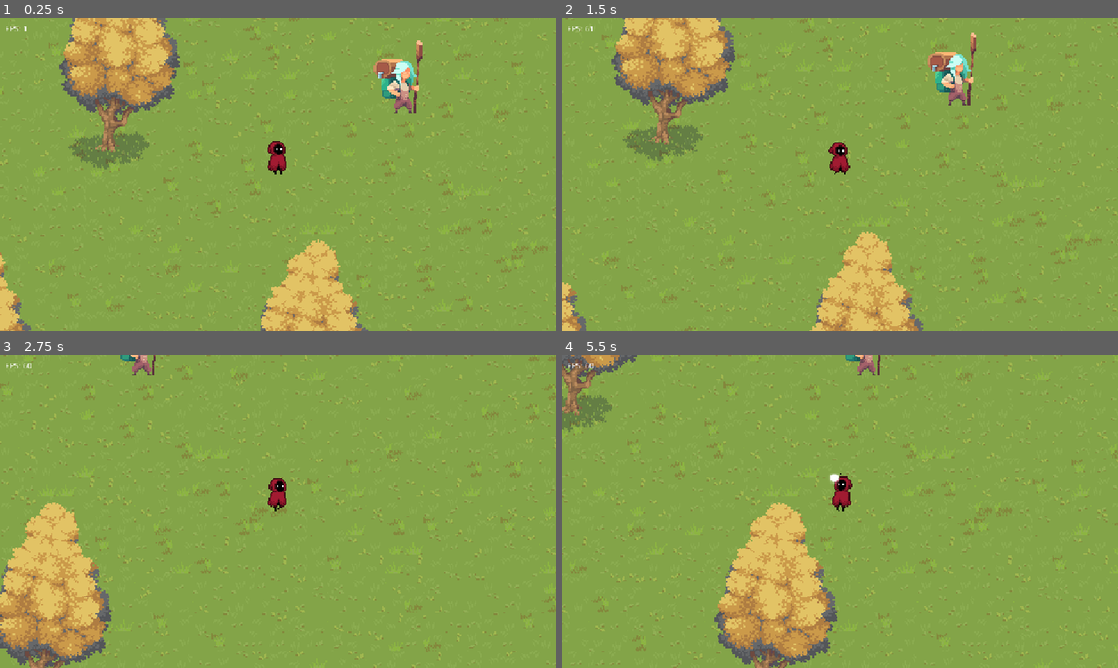
Above: before the commit, frames 1-4 (two rows, left to right).
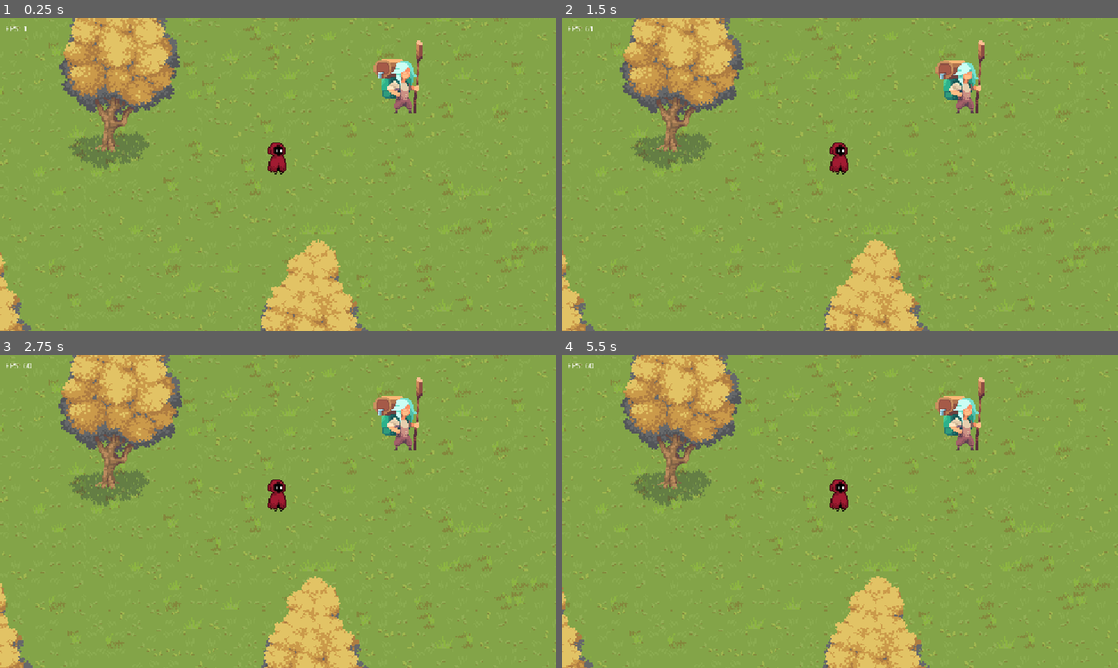
Above: after the commit, the same moments.

Repository: nxtdv/projectb_godot
Game: Godot game, scene res://scenes/main.tscn
The game is run twice, just before and just after one commit, with the same random seed, the same clock (stepped at 60 frames per second) and the same inputs.
Inputs (mouse positions are in pixels of both pictures, inside the frame that each line leads up to):
- Up to frame 1 (0.25 s): no input
- Up to frame 2 (1.5 s): move the mouse to (962, 158) at 0.52 s; hold D (Right) 0.53-1.28 s; click (962, 158) at 0.6 s; move the mouse to (728, 190) at 1.27 s; hold S (Down) from 1.28 s (still down); tap E (Interact) at 1.35 s
- Up to frame 3 (2.75 s): move the mouse to (333, 442) at 2.02 s; release S (Down) at 2.03 s; hold D (Right) from 2.03 s (still down); hold Shift (Sprint) from 2.03 s (still down)
- Up to frame 4 (5.5 s): move the mouse to (812, 574) at 2.77 s; release D (Right) at 2.78 s; release Shift (Sprint) at 2.78 s; hold W (Up) 2.78-3.53 s; click (812, 574) at 2.85 s; move the mouse to (1006, 558) at 3.52 s; hold A (Left) 3.53-5.03 s; tap E (Interact) at 3.6 s; move the mouse to (673, 464) at 4.27 s; tap Shift (Sprint) at 4.35 s; move the mouse to (867, 511) at 5.02 s; hold S (Down) from 5.03 s (still down); click (867, 511) at 5.1 s

The runs differ from the first frame. In frame 1, 0.1% of the frame differs, in the area x 48-52%, y 39-50%; in frame 2, 15%; in frame 3, 25%; in frame 4, 27%, in the area x 0-100%, y 0-100%.
Error after the commit: Parse Error: Identifier "AudioManager" not declared in the current scope. (res://scripts/player.gd:70)

Commit message:
feat(player): enhance movement with footstep sounds and material detection
- added AudioStreamPlayer2D node for handling audio playback
- integrated animations with `handle_footsteps` and material-based sound handling
- implemented `get_current_material` to identify player surface and play appropriate sounds
- introduced walking and sprinting step intervals for dynamic timing
- updated `_physics_process` for streamlined movement and sound logic

Diff:
--- a/scenes/player.tscn
+++ b/scenes/player.tscn
@@ -117,4 +117,6 @@
 &"": SubResource("AnimationLibrary_dqkch")
 }
 
+[node name="AudioStreamPlayer2D" type="AudioStreamPlayer2D" parent="."]
+
 [connection signal="animation_finished" from="AnimationPlayer" to="." method="_on_animation_player_animation_finished"]
--- a/scripts/player.gd
+++ b/scripts/player.gd
@@ -4,8 +4,12 @@
 @onready var animation_player: AnimationPlayer = $AnimationPlayer
 const WALK_SPEED: float                        = 100.0
 const SPRINT_SPEED: float                      = 300.0
+const STEP_INTERVAL_WALK: float                = 0.6
+const STEP_INTERVAL_SPRINT: float              = 0.3
 var is_attacking: bool                         = false
 var can_move: bool                             = true
+var tilemap: TileMapLayer
+var step_timer: float                          = 0.0
 
 
 func _ready() -> void:
@@ -13,18 +17,15 @@
 	if not animation_player.animation_finished.is_connected(_on_animation_player_animation_finished):
 		animation_player.animation_finished.connect(_on_animation_player_animation_finished)
 
+	tilemap = get_tree().get_first_node_in_group("tilemap")
 
-func _physics_process(_delta: float) -> void:
+
+func _physics_process(delta: float) -> void:
 	if Input.is_action_just_pressed("Attack") and not is_attacking and can_move:
 		_start_attack()
 		return
 
-	# If the player is attacking, we don't process movement
-	if is_attacking:
-		return
-
-	# Check if the player can move
-	if not can_move:
+	if is_attacking or not can_move:
 		velocity = Vector2.ZERO
 		animation_player.play("idle")
 		move_and_slide()
@@ -34,28 +35,61 @@
 	var is_sprinting: bool    = Input.is_action_pressed("Sprint")
 	var current_speed: float  = SPRINT_SPEED if is_sprinting else WALK_SPEED
 
-	# Apply velocity
 	velocity = input_vector.normalized() * current_speed
 
-	# Flip sprite
 	if velocity.x != 0:
 		sprite_2d.flip_h = velocity.x < 0
 
-	# Play animations
 	if input_vector == Vector2.ZERO:
 		animation_player.play("idle")
+		step_timer = 0.0
 	else:
 		if is_sprinting:
 			animation_player.play("sprint")
+			handle_footsteps(delta, true)
 		else:
 			animation_player.play("walk")
+			handle_footsteps(delta, false)
 
 	move_and_slide()
 
 
+func handle_footsteps(delta: float, is_running: bool):
+	var step_interval: float = STEP_INTERVAL_SPRINT if is_running else STEP_INTERVAL_WALK
+	step_timer += delta
+
+	if step_timer >= step_interval:
+		play_footstep_sound(is_running)
+		step_timer = 0.0
+
+
+func play_footstep_sound(is_running: bool):
+	var surface_material: String = get_current_material()
+
+	if is_running:
+		AudioManager.play_run_sound(surface_material, global_position)
+	else:
+		AudioManager.play_walk_sound(surface_material, global_position)
+
+
+func get_current_material() -> String:
+	if not tilemap:
+		return "grass"
+
+	var tile_coords: Vector2i = tilemap.local_to_map(tilemap.to_local(global_position))
+	var tile_data: TileData   = tilemap.get_cell_tile_data(tile_coords)
+
+	if tile_data:
+		var custom_material = tile_data.get_custom_data("material")
+		if custom_material != null:
+			return str(custom_material)
+
+	return "grass"
+
+
 func _start_attack() -> void:
 	is_attacking = true
-	velocity = Vector2.ZERO  # We stop moving when attacking
+	velocity = Vector2.ZERO
 	animation_player.play("attack")
 
 
